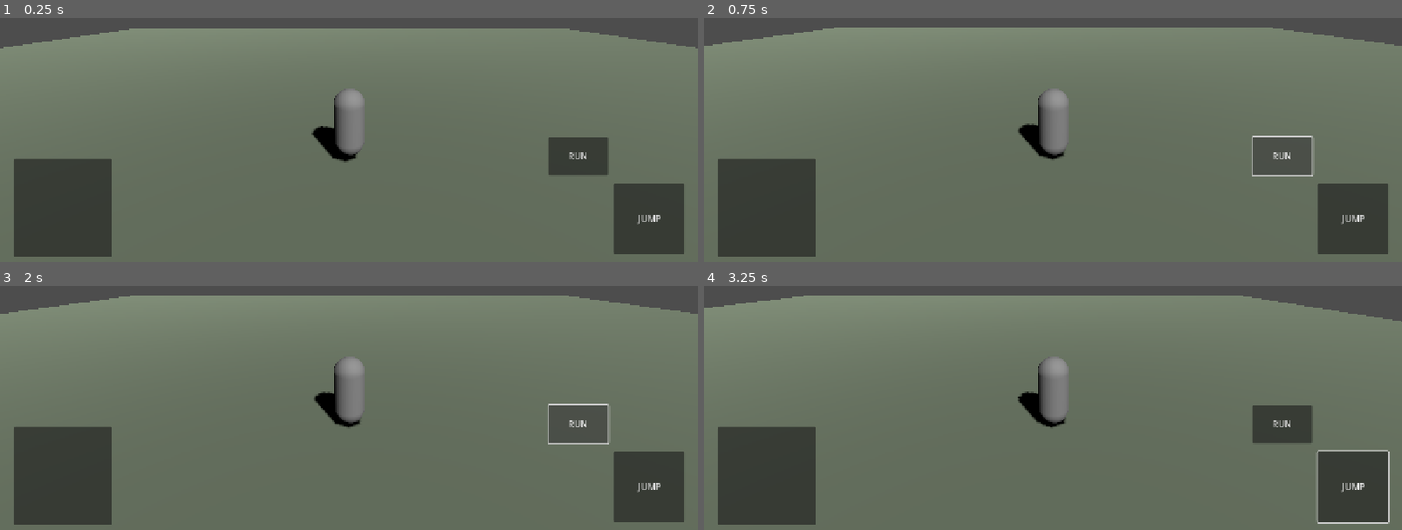
Above: before the commit, frames 1-4 (two rows, left to right).
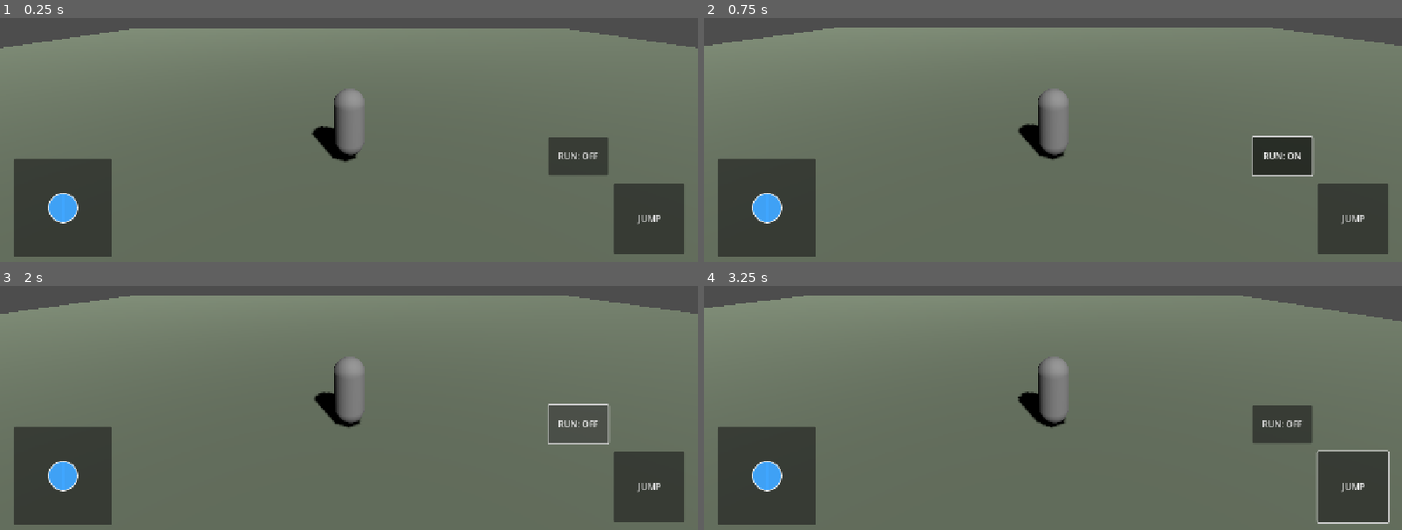
Above: after the commit, the same moments.

Repository: Hazeues12/Seeker-s-Codex-Game
Game: Godot game, scene res://scenes/main.tscn
The game is run twice, just before and just after one commit, with the same random seed, the same clock (stepped at 60 frames per second) and the same inputs.
Inputs (mouse positions are in pixels of both pictures, inside the frame that each line leads up to):
- Up to frame 1 (0.25 s): no input
- Up to frame 2 (0.75 s): click "RUN" (after the commit: "RUN: OFF") at 0.5 s
- Up to frame 3 (2 s): click "RUN" (after the commit: "RUN: ON") at 1.25 s
- Up to frame 4 (3.25 s): click "JUMP" at 2 s; tap Enter (ui_accept) at 2.75, 3.02 s; move the mouse to (1206, 315) at 2.77 s; hold Right (ui_right) from 2.78 s (still down); hold Shift from 2.78 s (still down); click (1206, 315) at 2.92 s

The runs differ from the first frame. In frame 1, 0.6% of the frame differs, in the area x 6-86%, y 55-85%; in frame 2, 1.7%, in the area x 6-87%, y 48-85%; in frame 3, 0.6%; in frame 4, 0.6%.

Commit message:
Update mobile_controls.gd

Diff:
--- a/ui/mobile_controls.gd
+++ b/ui/mobile_controls.gd
@@ -9,35 +9,93 @@
 @onready var jump_button: Button = $JumpButton
 @onready var sprint_button: Button = $SprintButton
 
-var joystick_touch_id: int = -1
-var joystick_center: Vector2
+var joystick_active: bool = false
 var joystick_radius: float = 65.0
+var joystick_knob: Panel
 
 func _ready() -> void:
-    joystick_center = joystick.get_global_rect().get_center()
+    # Fix for mobile browsers that emulate touch as mouse.
+    Input.emulate_mouse_from_touch = true
+
+    joystick.mouse_filter = Control.MOUSE_FILTER_IGNORE
+    $Joystick/JoystickBase.mouse_filter = Control.MOUSE_FILTER_IGNORE
 
     jump_button.pressed.connect(request_jump)
-    sprint_button.button_down.connect(_on_sprint_down)
-    sprint_button.button_up.connect(_on_sprint_up)
+
+    # RUN becomes a tap-to-toggle button.
+    sprint_button.toggle_mode = true
+    sprint_button.toggled.connect(_on_sprint_toggled)
+    sprint_button.text = "RUN: OFF"
+
+    # Create a visible joystick thumb.
+    joystick_knob = Panel.new()
+    joystick_knob.name = "JoystickThumb"
+    joystick_knob.size = Vector2(56, 56)
+    joystick_knob.mouse_filter = Control.MOUSE_FILTER_IGNORE
+
+    var style := StyleBoxFlat.new()
+    style.bg_color = Color(0.25, 0.65, 1.0, 0.95)
+    style.border_color = Color(1, 1, 1, 0.9)
+    style.set_border_width_all(2)
+    style.set_corner_radius_all(28)
+
+    joystick_knob.add_theme_stylebox_override(
+        "panel", style
+    )
+
+    joystick.add_child(joystick_knob)
+    reset_joystick()
 
 func _input(event: InputEvent) -> void:
-    if event is InputEventScreenTouch:
+    if event is InputEventMouseButton:
+        if event.button_index != MOUSE_BUTTON_LEFT:
+            return
+
         if event.pressed:
             if joystick.get_global_rect().has_point(event.position):
-                if joystick_touch_id == -1:
-                    joystick_touch_id = event.index
-                    update_joystick(event.position)
-        elif event.index == joystick_touch_id:
-            joystick_touch_id = -1
-            movement = Vector2.ZERO
+                joystick_active = true
+                update_joystick(event.position)
+        elif joystick_active:
+            reset_joystick()
 
-    elif event is InputEventScreenDrag:
-        if event.index == joystick_touch_id:
+    elif event is InputEventMouseMotion:
+        if joystick_active:
             update_joystick(event.position)
 
-func update_joystick(position: Vector2) -> void:
-    var offset: Vector2 = position - joystick_center
+func update_joystick(pointer_position: Vector2) -> void:
+    var center: Vector2 = joystick.get_global_rect().get_center()
+    var offset: Vector2 = pointer_position - center
+
     movement = (offset / joystick_radius).limit_length(1.0)
+
+    # Ignore tiny accidental movements.
+    if movement.length() < 0.10:
+        movement = Vector2.ZERO
+
+    update_knob()
+
+func update_knob() -> void:
+    if is_instance_valid(joystick_knob):
+        var center: Vector2 = joystick.size * 0.5
+
+        joystick_knob.position = (
+            center
+            - joystick_knob.size * 0.5
+            + movement * joystick_radius
+        )
+
+func reset_joystick() -> void:
+    joystick_active = false
+    movement = Vector2.ZERO
+    update_knob()
+
+func _on_sprint_toggled(enabled: bool) -> void:
+    sprinting = enabled
+
+    if enabled:
+        sprint_button.text = "RUN: ON"
+    else:
+        sprint_button.text = "RUN: OFF"
 
 func request_jump() -> void:
     jump_requested = true
@@ -46,16 +104,11 @@
     if jump_requested:
         jump_requested = false
         return true
+
     return false
 
 func release_controls() -> void:
-    movement = Vector2.ZERO
+    reset_joystick()
+    sprint_button.button_pressed = false
     sprinting = false
     jump_requested = false
-    joystick_touch_id = -1
-
-func _on_sprint_down() -> void:
-    sprinting = true
-
-func _on_sprint_up() -> void:
-    sprinting = false
